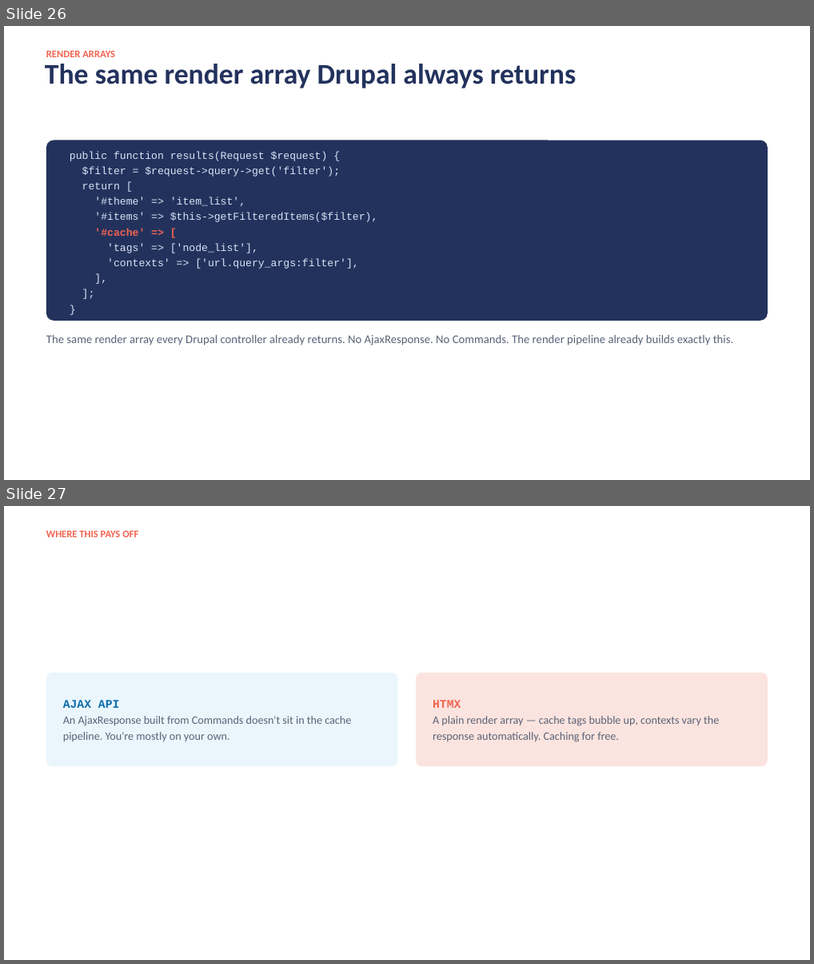
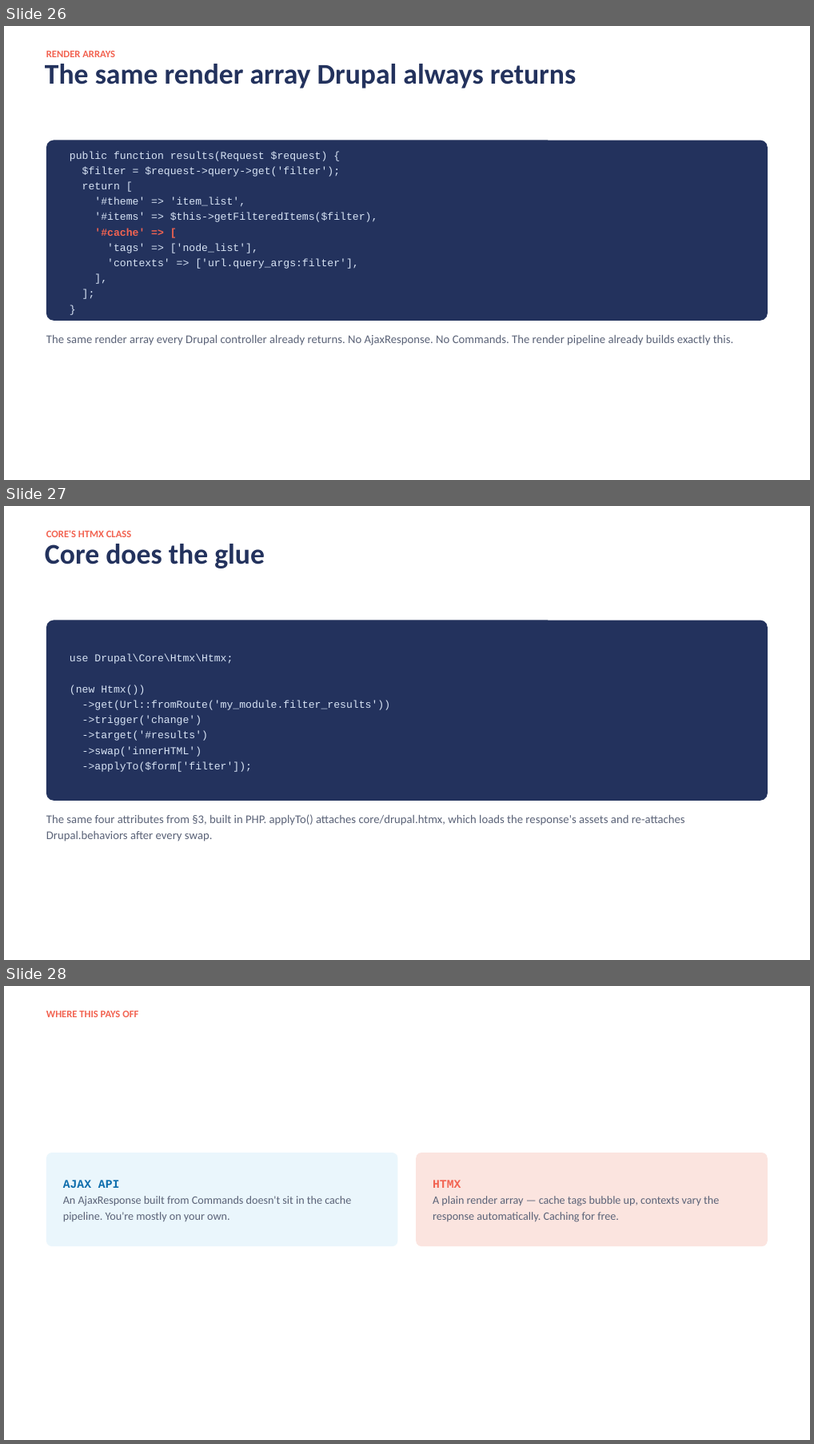
Before and after one commit to RChaubey16/drupalcon-rotterdam-session, a slide deck: Ajax to HTMX.pptx. Shown one above the other, each under a label of ours: slides 26 and 27 before the commit, slides 26, 27 and 28 after it. The pictures are 814x964 and 814x1444 pixels, drawn with LibreOffice and Linux fonts; fonts in the diff are those of the drawing; background and template pictures are left out. Boxes give left, top, right and bottom in pixels: in the first picture for what was removed or moved away, otherwise in the second. Text is boxed around its words. In the diff, an @@ line names an element or a change of style, - is before the commit and + after.

```diff
--- a/Ajax to HTMX.pptx
+++ b/Ajax to HTMX.pptx
@@ slide 27 added at [4, 506, 810, 960], background picture (left out) @@
@@ title added at [45, 544, 265, 568], 34 pt, text #23325D, bold @@
+Core does the glue
@@ text added at [46, 530, 131, 537], 12 pt, text #F26351, bold @@
+CORE'S HTMX CLASS
@@ rounded rectangle added at [46, 620, 768, 800], fill #23325D, 12.5 pt, text #D8E4F5 @@
+use Drupal\Core\Htmx\Htmx;
+(new Htmx())
+->get(Url::fromRoute('my_module.filter_results'))
+->trigger('change')
+->target('#results')
+->swap('innerHTML')
+->applyTo($form['filter']);
@@ text added at [46, 814, 686, 841], 14 pt, text #5B6378 @@
+The same four attributes from §3, built in PHP. applyTo() attaches core/drupal.htmx, which loads the response's assets and re-attaches Drupal.behaviors after every swap.
@@ what was slide 27 is now slide 28 @@
```
Also in this commit, not shown: 11 slides changed, 11 other slides added, 7 other files.
